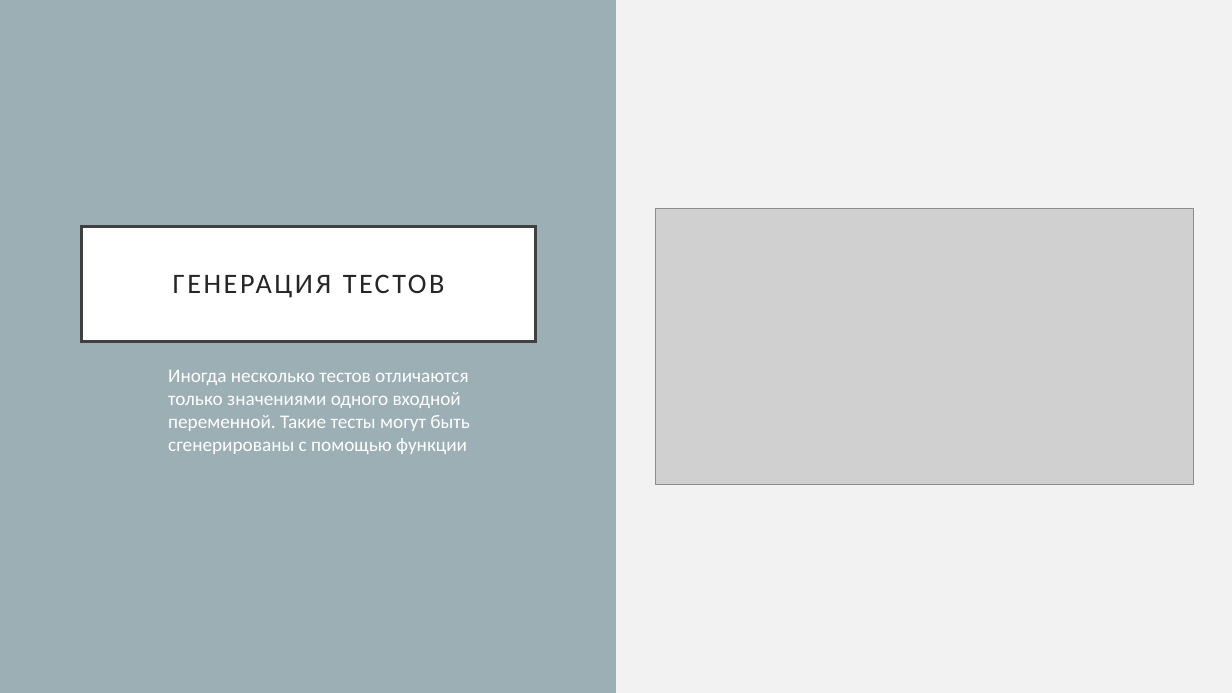
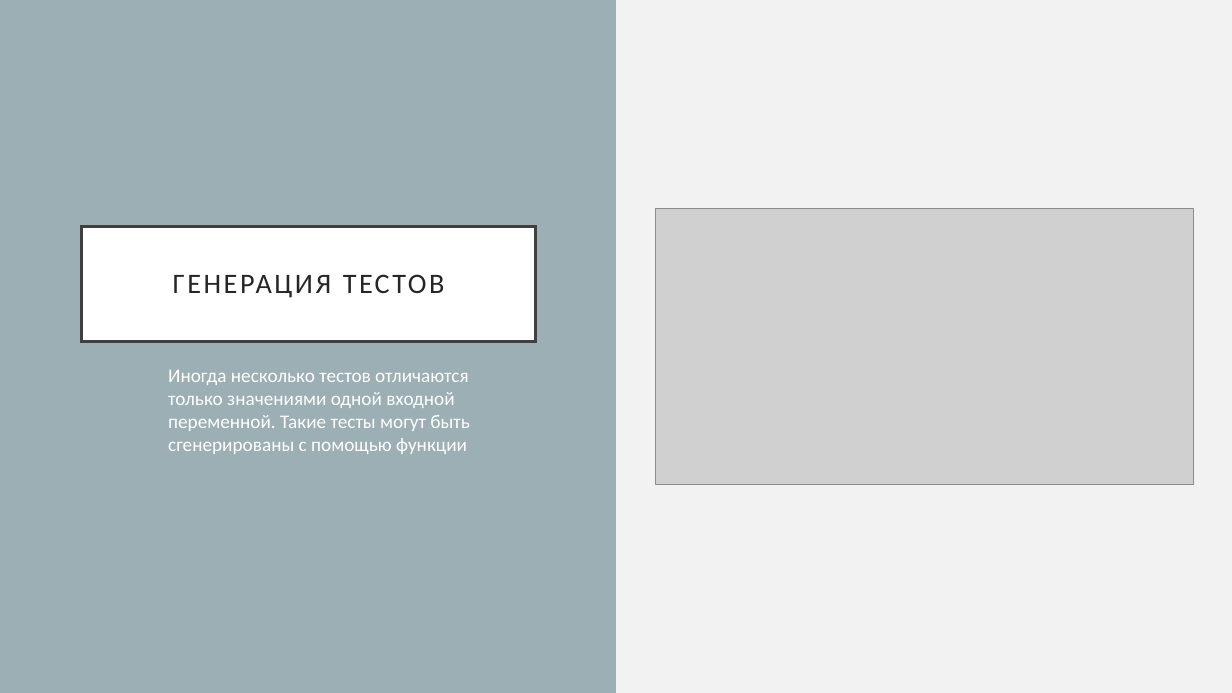
Before and after one commit to alex1kirch/material-ui-experiments, a slide deck: slide 20 of assets/React.pptx (slide 21 before the commit). Drawn at 1232x693 pixels with LibreOffice and Linux fonts; fonts in the diff are those of the drawing; grey boxes stand for pictures. Boxes give left, top, right and bottom in pixels: in the first picture for what was removed or moved away, otherwise in the second. Text is boxed around its words. In the diff, an @@ line names an element or a change of style, - is before the commit and + after.

Commit message:
Fix presentation

```diff
--- a/assets/React.pptx
+++ b/assets/React.pptx
@@ text at [168, 370, 470, 454]: text changed @@
-  Иногда несколько тестов отличаются только значениями одного входной переменной. Такие тесты могут быть сгенерированы с помощью функции
+  Иногда несколько тестов отличаются только значениями одной входной переменной. Такие тесты могут быть сгенерированы с помощью функции
```
Also in this commit, not shown: 4 other slides changed, 1 slide removed.
